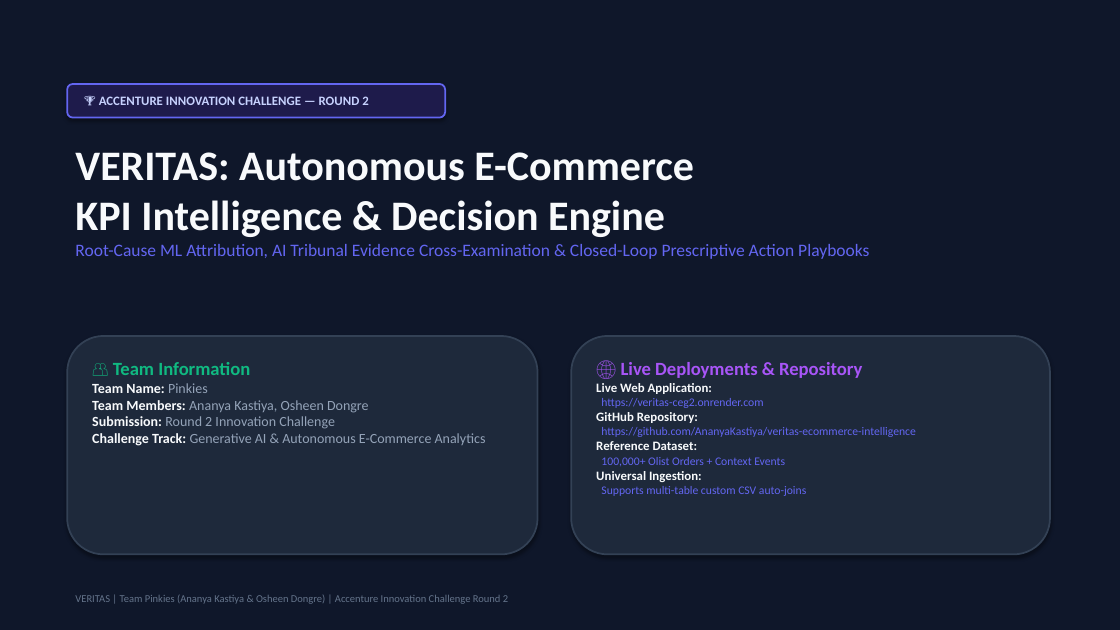
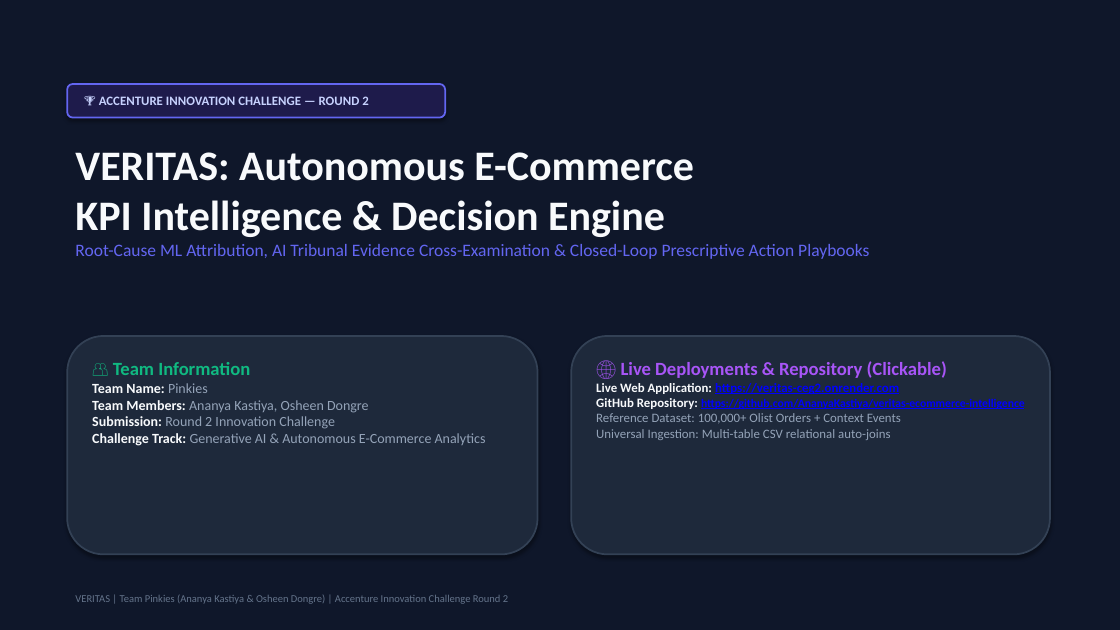
Before and after one commit to AnanyaKastiya/veritas-ecommerce-intelligence, a slide deck: slide 1 of docs/VERITAS_Business_Proposal_Deck.pptx. Drawn at 1120x630 pixels with LibreOffice and Linux fonts; fonts in the diff are those of the drawing. Boxes give left, top, right and bottom in pixels: in the first picture for what was removed or moved away, otherwise in the second. Text is boxed around its words. In the diff, an @@ line names an element or a change of style, - is before the commit and + after.

Commit message:
fix(ppt): make all live app and github URLs clickable hyperlinks in PowerPoint decks

```diff
--- a/docs/VERITAS_Business_Proposal_Deck.pptx
+++ b/docs/VERITAS_Business_Proposal_Deck.pptx
@@ text at box(596, 383, 1025, 422): size 10 to 11 pt in "https://veritas-ceg2.onrender.com", "100,000+ Olist Orders + Context Events"; text colour #6366F1 to #0000FF, bold on, underline on in "https://veritas-ceg2.onrender.com", "https://github.com/AnanyaKastiya/veritas-ecommerce-intellige ..."; text colour #F8FAFC to #94A3B8, bold off in "Reference Dataset:"; text colour #6366F1 to #94A3B8 in "100,000+ Olist Orders + Context Events" @@
@@ text at box(621, 361, 947, 378): text changed @@
-🌐 Live Deployments & Repository
+🌐 Live Deployments & Repository (Clickable)
@@ text at box(596, 429, 890, 440): text changed; size 10 to 11 pt; text colour #6366F1 to #94A3B8 @@
-Universal Ingestion:
-Supports multi-table custom CSV auto-joins
+Universal Ingestion: Multi-table CSV relational auto-joins
```
Also in this commit, not shown: 1 other slide changed, 1 other file.
